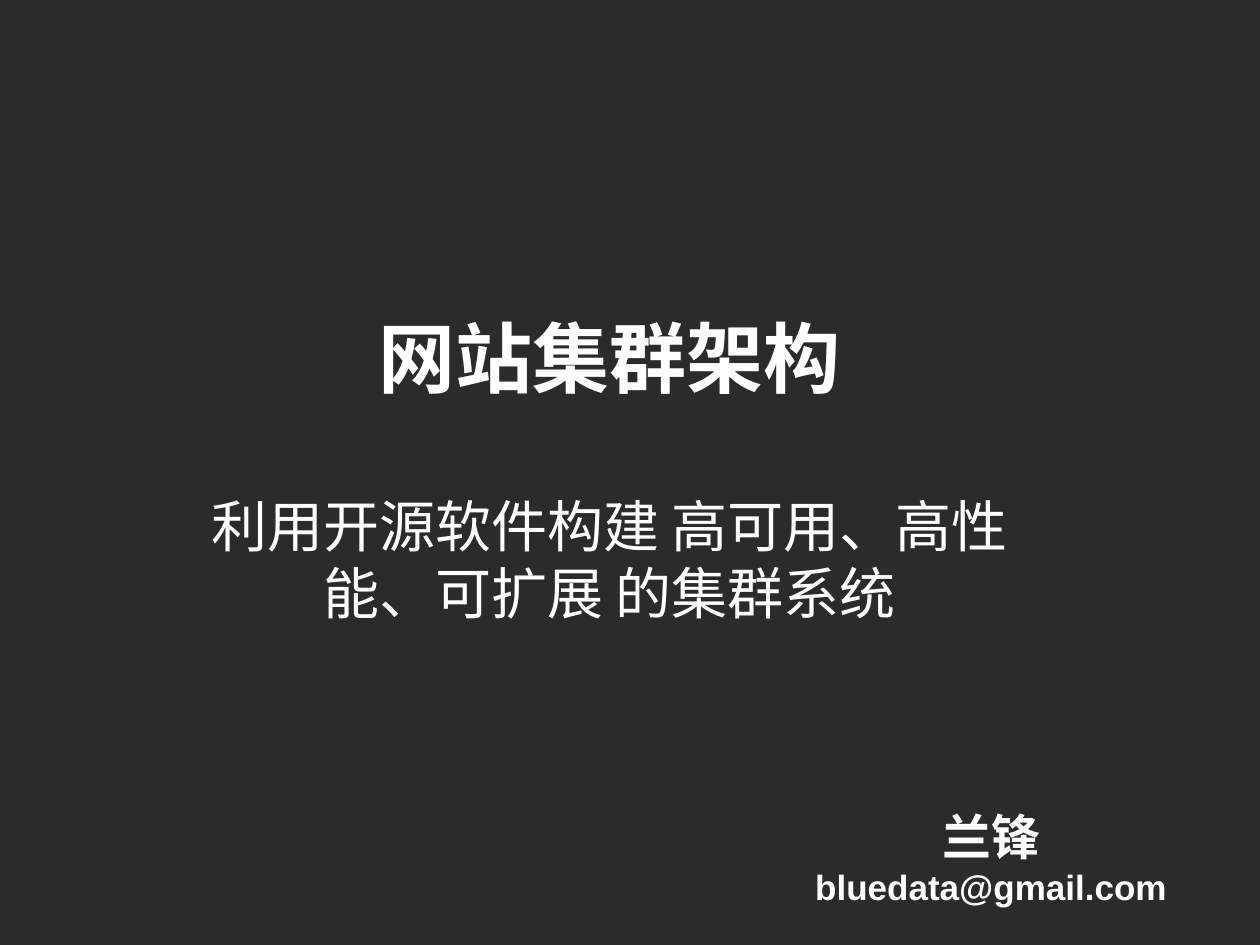
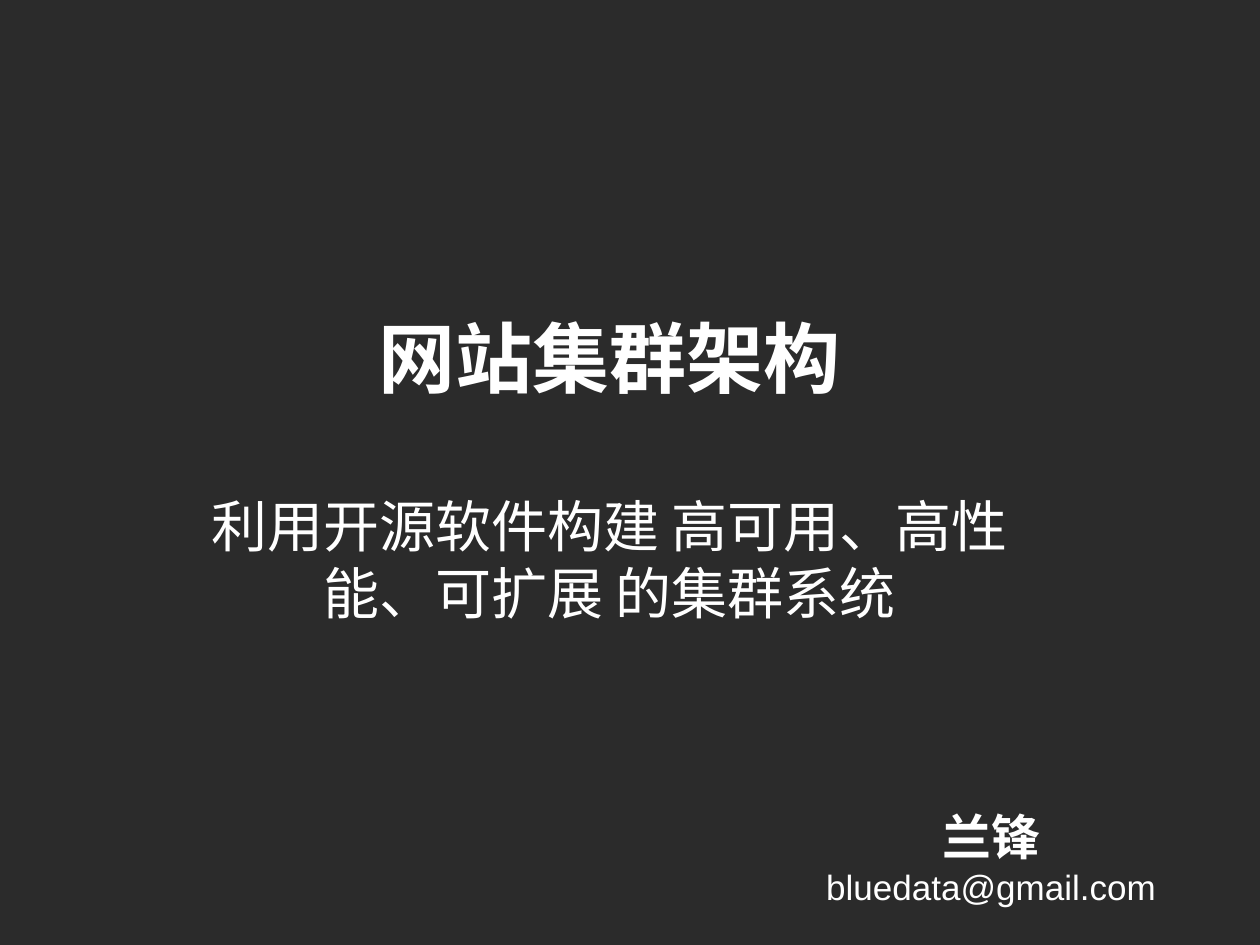
Before and after one commit to 7KjN3mHq/bluedata, a slide deck: slide 1 of system/01总览/架构/网站集群架构.ppt. Drawn at 1260x945 pixels with LibreOffice and Linux fonts; fonts in the diff are those of the drawing; background and template pictures are left out; a plain dark background stands for a picture behind light text. Boxes give left, top, right and bottom in pixels: in the first picture for what was removed or moved away, otherwise in the second. Text is boxed around its words. In the diff, an @@ line names an element or a change of style, - is before the commit and + after.

```diff
--- a/system/01总览/架构/网站集群架构.ppt
+++ b/system/01总览/架构/网站集群架构.ppt
@@ text at bbox=[826, 874, 1156, 907]: bold off @@
```
Also in this commit, not shown: 9 other slides changed, 3 slides added, 6 other files.
